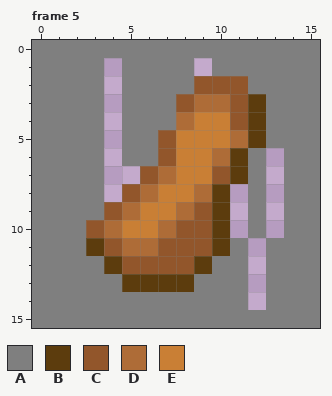
A pixel-art file gets an edit: asprite/Items.ase. The first picture shows the starting point.
16x16 pixels, 7 frames. Colours within 5 levels of each other are drawn and written as one. Shown: frame 5. The commit also changed other frames, which this record leaves out.
Palette (. is transparent): A #7f7f7f  B #5c3c0d  C #92562b  D #ae6c37  E #c97f35
New version:
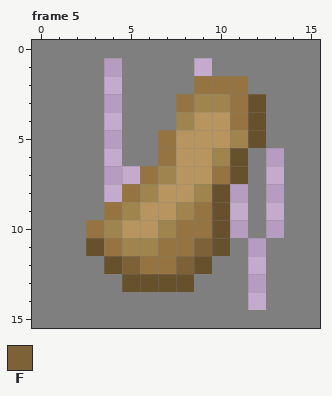
Colours new in this view: F #7e6237
Change:
colour B: #5c3c0d -> #67502c
colour C: #92562b -> #967441
colour D: #ae6c37 -> #9f844d
colour E: #c97f35 -> #b8945f
Frame 5:
y 11: x 9 C -> F
y 12: x 5 C -> F; x 8 C -> F
